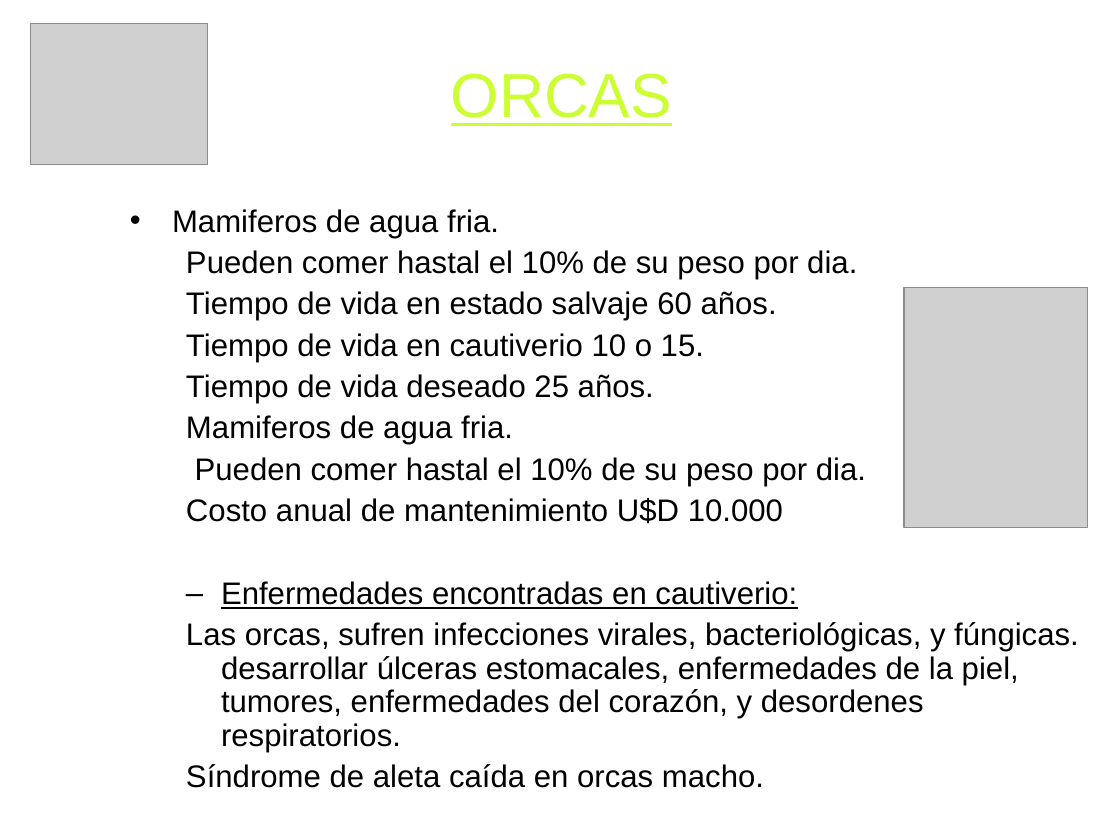
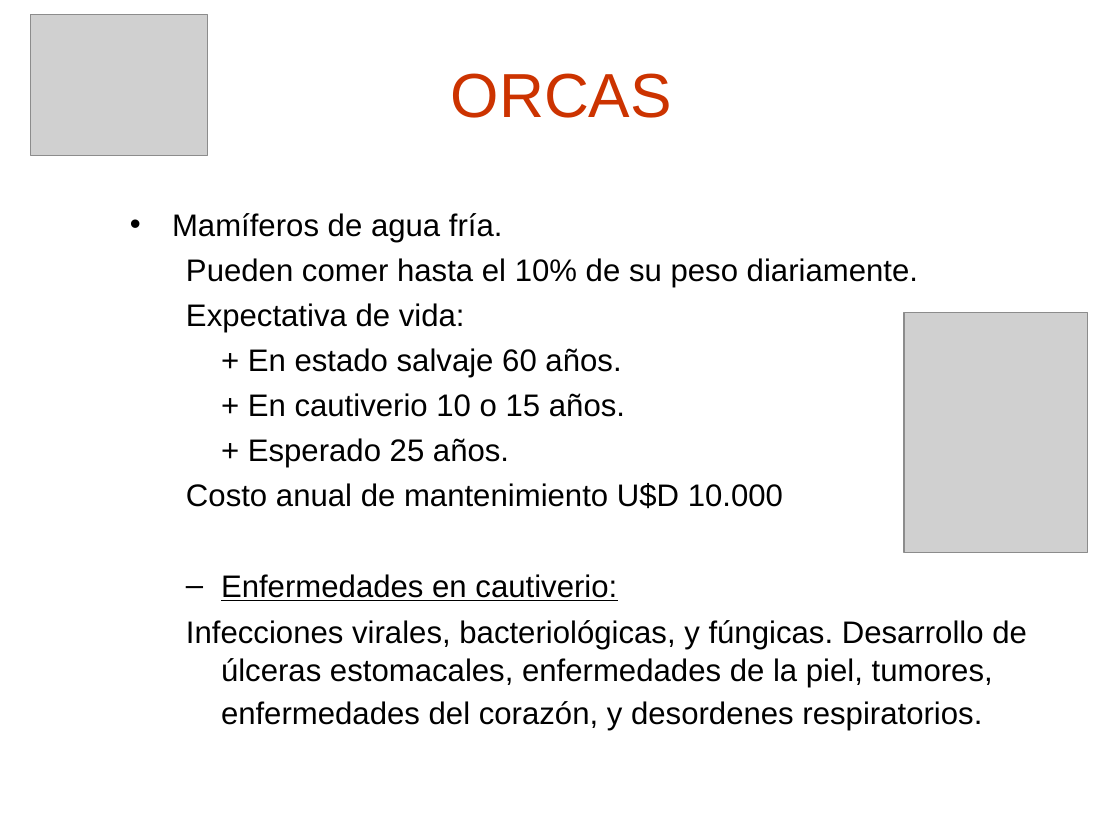
Before and after one commit to nicohen/taller-desarrollo-proyectos-i, a slide deck: slide 3 of Presentaciones/Demo Gerencial.ppt (slide 4 before the commit). Drawn at 1120x840 pixels with LibreOffice and Linux fonts; fonts in the diff are those of the drawing; grey boxes stand for pictures; background and template pictures are left out. Boxes give left, top, right and bottom in pixels: in the first picture for what was removed or moved away, otherwise in the second. Text is boxed around its words. In the diff, an @@ line names an element or a change of style, - is before the commit and + after.

```diff
--- a/Presentaciones/Demo Gerencial.ppt
+++ b/Presentaciones/Demo Gerencial.ppt
@@ picture: place and size @@
-picture at [30, 24, 207, 165]
+picture at [30, 15, 207, 156]
@@ title "ORCAS" at [451, 73, 672, 118]: text colour #CCFF33 to #CC3300, underline off @@
@@ text at [172, 213, 918, 468]: text changed @@
-• Mamiferos de agua fria.
-  Pueden comer hastal el 10% de su peso por dia.
-  Tiempo de vida en estado salvaje 60 años.
-  Tiempo de vida en cautiverio 10 o 15.
-  Tiempo de vida deseado 25 años.
-  Mamiferos de agua fria.
-  Pueden comer hastal el 10% de su peso por dia.
+• Mamíferos de agua fría.
+  Pueden comer hasta el 10% de su peso diariamente.
+  Expectativa de vida:
+  + En estado salvaje 60 años.
+  + En cautiverio 10 o 15 años.
+  + Esperado 25 años.
@@ picture: place and size @@
-picture at [904, 288, 1088, 528]
+picture at [904, 312, 1088, 552]
@@ text at [186, 483, 783, 509]: line spacing 0.9 to 1 @@
@@ text at [186, 574, 1027, 731]: text changed @@
-  – Enfermedades encontradas en cautiverio:
-  Las orcas, sufren infecciones virales, bacteriológicas, y fúngicas. desarrollar úlceras estomacales, enfermedades de la piel, tumores, enfermedades del corazón, y desordenes respiratorios.
-  Síndrome de aleta caída en orcas macho.
+  – Enfermedades en cautiverio:
+  Infecciones virales, bacteriológicas, y fúngicas. Desarrollo de úlceras estomacales, enfermedades de la piel, tumores, enfermedades del corazón, y desordenes respiratorios.
```
Also in this commit, not shown: 9 other slides changed, 6 slides added, 1 slide removed.
